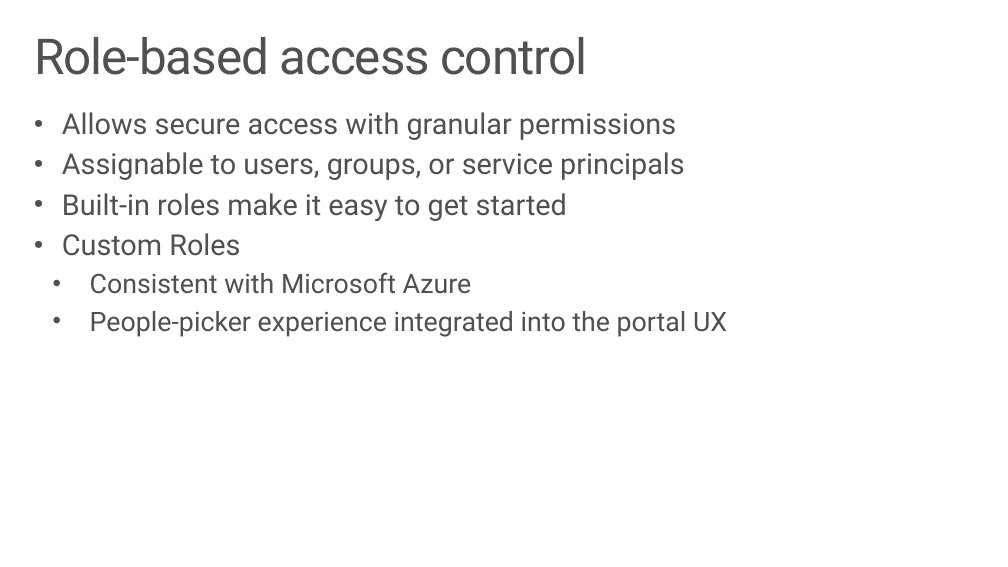
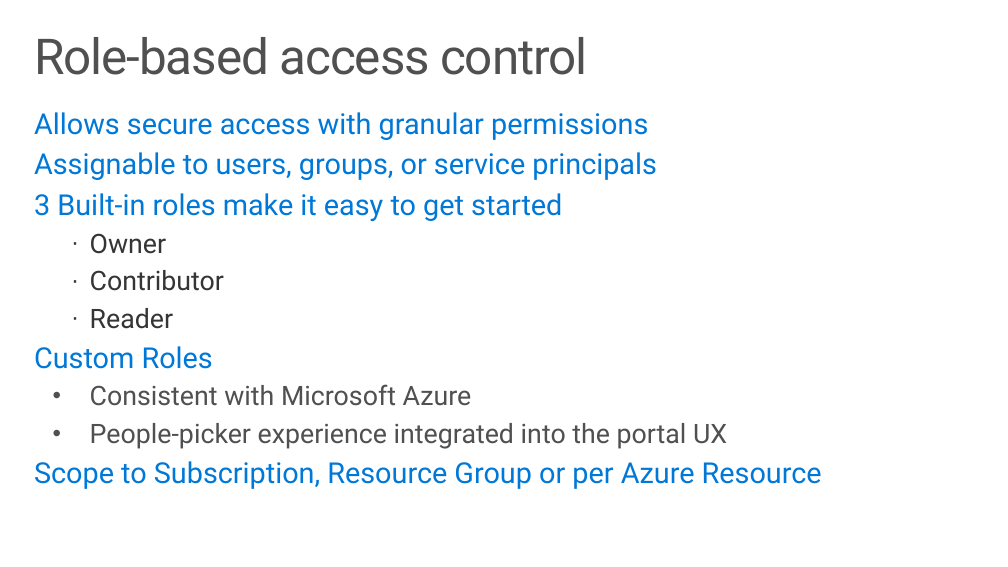
Before and after one commit to Azure-Samples/Azure-Stack-Hub-Foundation-Core, a slide deck: slide 29 of ASF-Training/ASF-slides/M03a Azure Stack Hub Identity.pptx. Drawn at 1008x567 pixels with LibreOffice and Linux fonts; fonts in the diff are those of the drawing. Boxes give left, top, right and bottom in pixels: in the first picture for what was removed or moved away, otherwise in the second. Text is boxed around its words. In the diff, an @@ line names an element or a change of style, - is before the commit and + after.

```diff
--- a/ASF-Training/ASF-slides/M03a Azure Stack Hub Identity.pptx
+++ b/ASF-Training/ASF-slides/M03a Azure Stack Hub Identity.pptx
@@ text at (34, 112, 657, 369): text colour #505050 to #0078D7 in "Allows secure access with granular permissions", "Assignable to users, groups, or service principals", "Custom Roles"; bullet • to none @@
@@ text at (34, 193, 562, 329): text changed; text colour #505050 to #0078D7 @@
-• Built-in roles make it easy to get started
+3 Built-in roles make it easy to get started
+    · Owner
+    · Contributor
+    · Reader
@@ text at (34, 461, 822, 489): paragraph added @@
+Scope to Subscription, Resource Group or per Azure Resource
```
Also in this commit, not shown: 4 other slides changed, 2 slides added, 2 slides removed, 43 other files.
